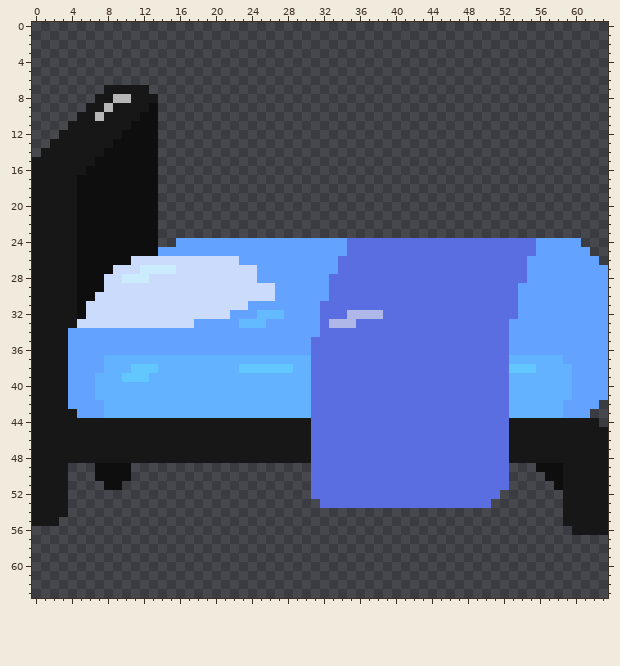
Two states of a pixel-art file, Assets/Player/Bed.aseprite. Above: the version before the commit.
64x64 pixels, 1 frame. Colours within 5 levels of each other are drawn and written as one.
And afterwards:
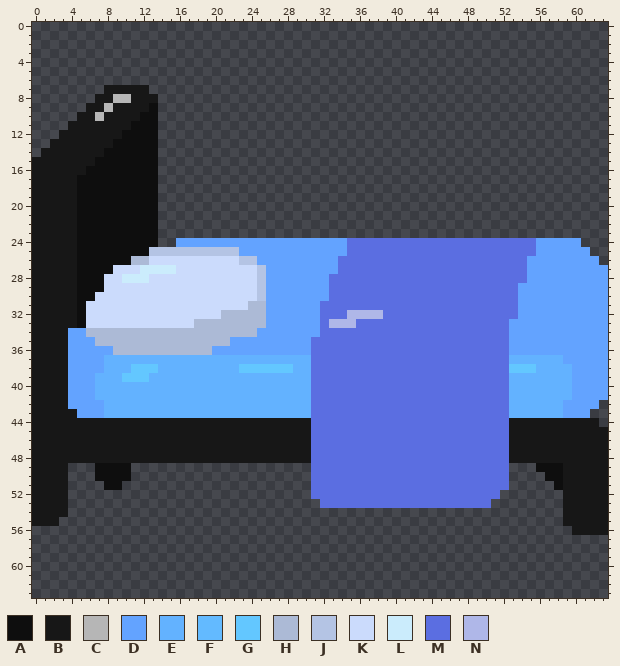
Palette (. is transparent): A #0e0e0e  B #171717  C #b6b6b6  D #63a3ff  E #63b2ff  F #63baff  G #63c7ff  H #acbad6  J #b4c4e4  K #cbdbfc  L #cbecfc  M #5b6ee1  N #afb7e8
Changes in this commit:
{"y":25,"x":13,"old":"ADDDDDDDDD","new":"JJJJJJJJJJ"}
{"y":26,"x":11,"old":"KK","new":"HH"}
{"y":26,"x":23,"old":"DD","new":"JJ"}
{"y":27,"x":25,"old":"D","new":"J"}
{"y":28,"x":25,"old":"D","new":"J"}
{"y":29,"x":25,"old":"KK","new":"JD"}
{"y":30,"x":25,"old":"KK","new":"JD"}
{"y":31,"x":24,"old":"DD","new":"HH"}
{"y":32,"x":21,"old":"KDDDFFF","new":"HHHHHDD"}
{"y":33,"x":5,"old":"K","new":"A"}
{"y":33,"x":18,"old":"DDDDDFFF","new":"HHHHHHHH"}
{"y":34,"x":6,"old":"DDDDDDDDDDDDDDDDDDD","new":"HHHHHHHHHHHHHHHHHHH"}
{"y":35,"x":7,"old":"DDDDDDDDDDDDDDD","new":"HHHHHHHHHHHHHHH"}
{"y":36,"x":9,"old":"DDDDDDDDDDD","new":"HHHHHHHHHHH"}
{"label":"changed","picture_box":[77,247,284,355]}
